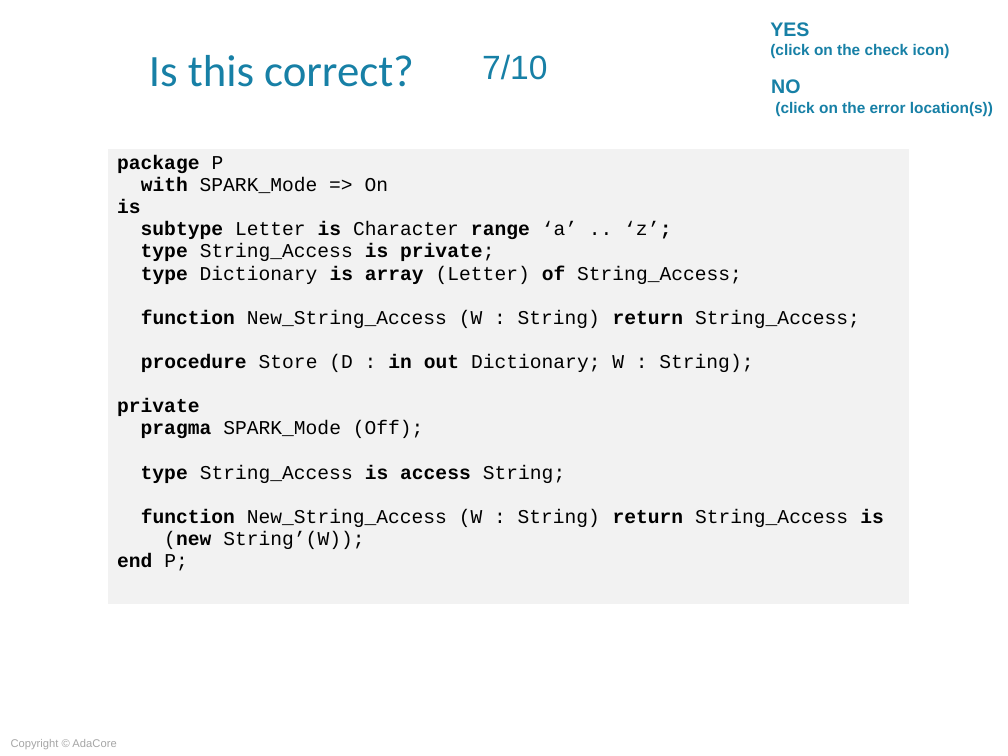
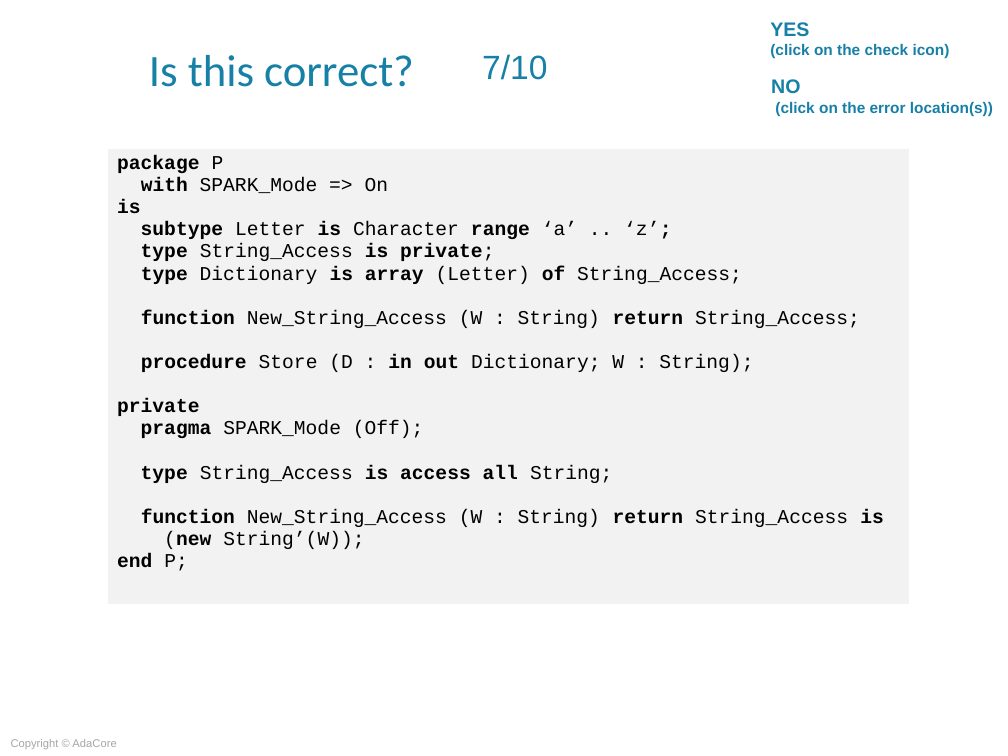
Before and after one commit to AdaCoreU/Courses, a slide deck: slide 28 of lectures/06_SPARK_2014/01_Overview/Slides/01_Overview.ppt. Drawn at 1008x756 pixels with LibreOffice and Linux fonts; fonts in the diff are those of the drawing; background and template pictures are left out. Boxes give left, top, right and bottom in pixels: in the first picture for what was removed or moved away, otherwise in the second. Text is boxed around its words. In the diff, an @@ line names an element or a change of style, - is before the commit and + after.

Commit message:
Update with support for access types

```diff
--- a/lectures/06_SPARK_2014/01_Overview/Slides/01_Overview.ppt
+++ b/lectures/06_SPARK_2014/01_Overview/Slides/01_Overview.ppt
@@ table at (107, 148, 908, 605) @@
-row 1, column 1: package P / with SPARK_Mode => On / is / subtype Letter is Character range ‘a’ .. ‘z’; / type String_Access is private; / type Dictionary is array (Letter) of String_Access; / function New_String_Access (W : String) return String_Access; / procedure Store (D : in out Dictionary; W : String); / private / pragma SPARK_Mode (Off); / type String_Access is access String; / function New_String_Access (W : String) return String_Access is / (new String’(W)); / end P;
+row 1, column 1: package P / with SPARK_Mode => On / is / subtype Letter is Character range ‘a’ .. ‘z’; / type String_Access is private; / type Dictionary is array (Letter) of String_Access; / function New_String_Access (W : String) return String_Access; / procedure Store (D : in out Dictionary; W : String); / private / pragma SPARK_Mode (Off); / type String_Access is access all String; / function New_String_Access (W : String) return String_Access is / (new String’(W)); / end P;
```
Also in this commit, not shown: 3 other slides changed, 1 other file.
